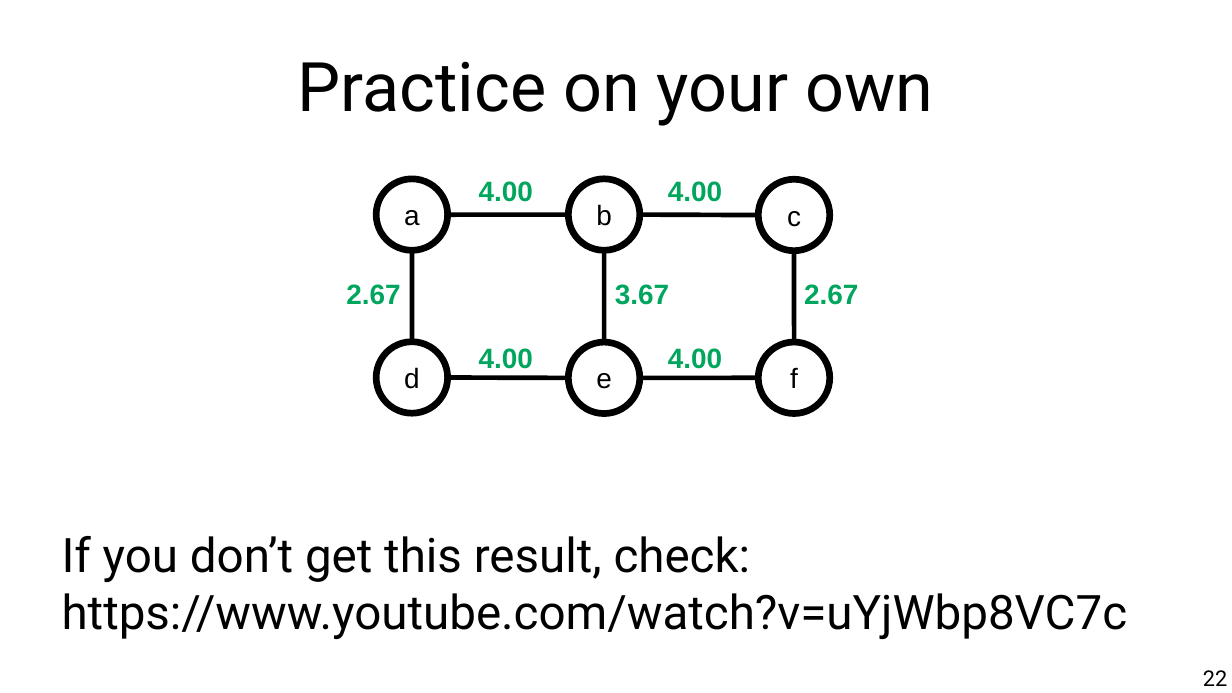
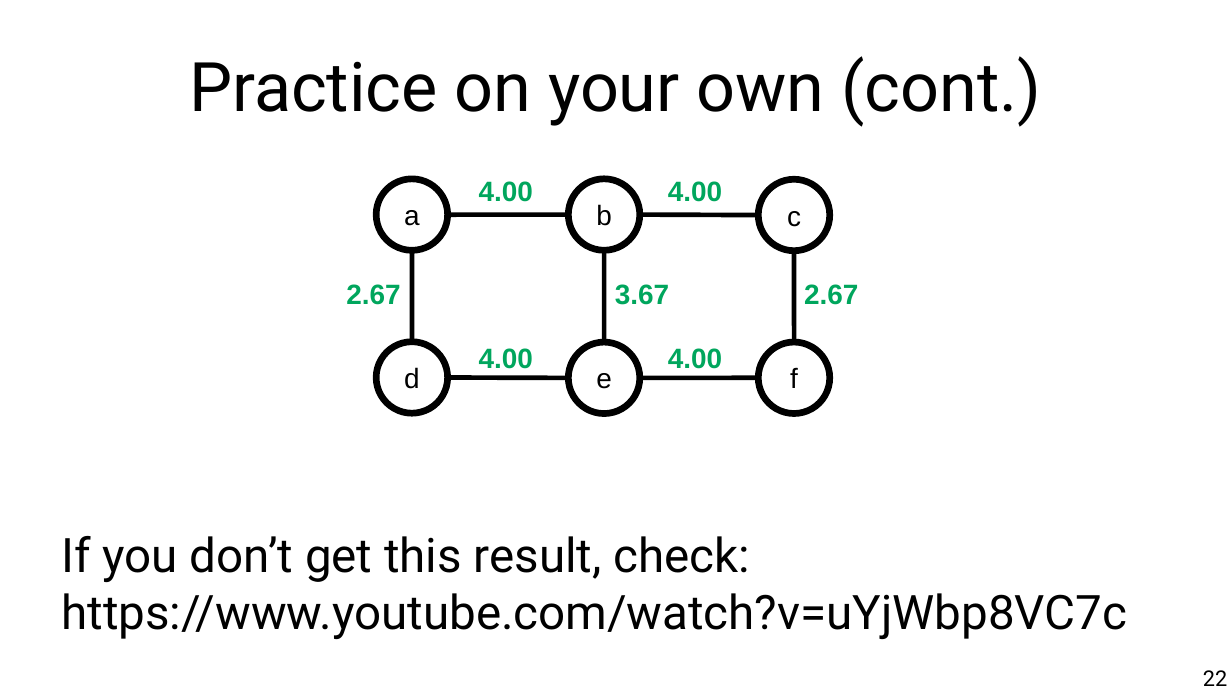
Before and after one commit to chatox/networks-science-course, a slide deck: slide 22 of theory/odp/tt18_betweenness.odp. Drawn at 1232x693 pixels with LibreOffice and Linux fonts; fonts in the diff are those of the drawing. Boxes give left, top, right and bottom in pixels: in the first picture for what was removed or moved away, otherwise in the second. Text is boxed around its words. In the diff, an @@ line names an element or a change of style, - is before the commit and + after.

```diff
--- a/theory/odp/tt18_betweenness.odp
+++ b/theory/odp/tt18_betweenness.odp
@@ title at bbox=[189, 56, 1042, 127]: text changed @@
-Practice on your own
+Practice on your own (cont.)
```
Also in this commit, not shown: 1 slide added, 38 other files.
